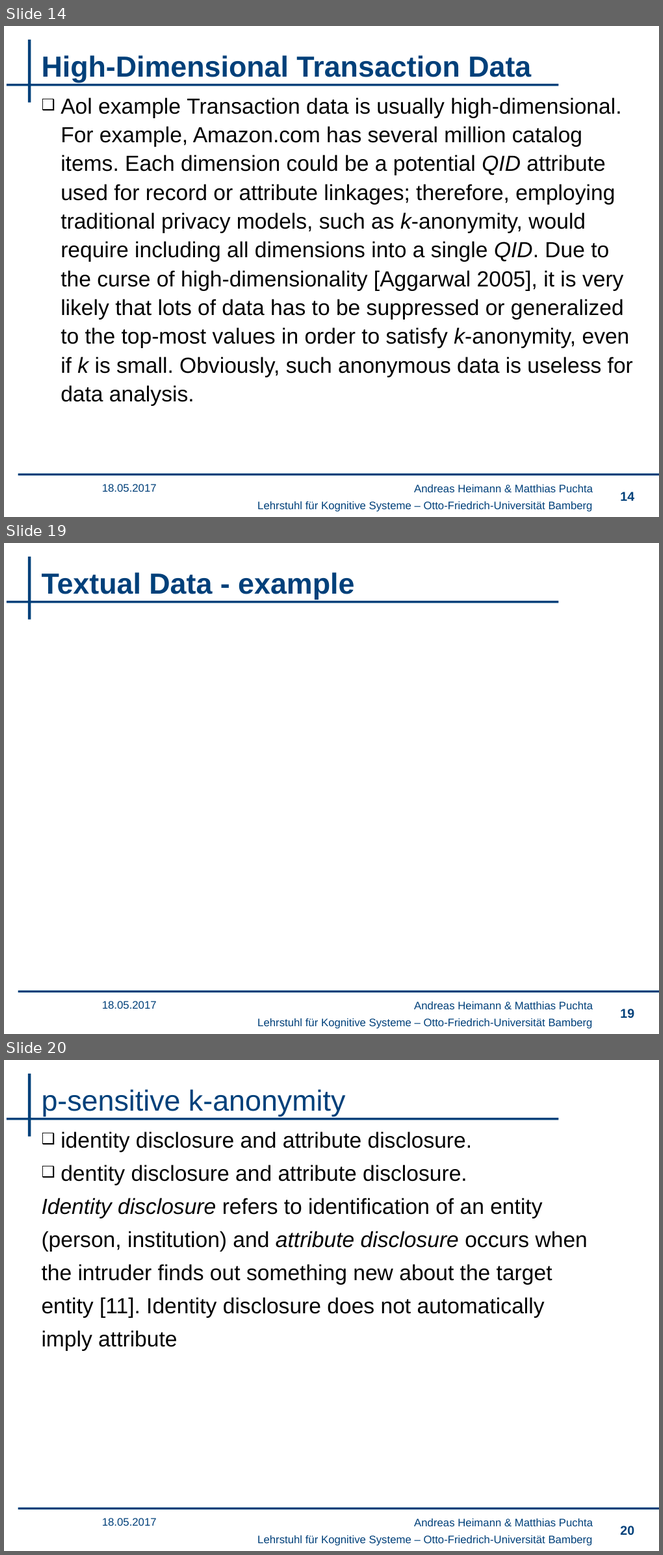
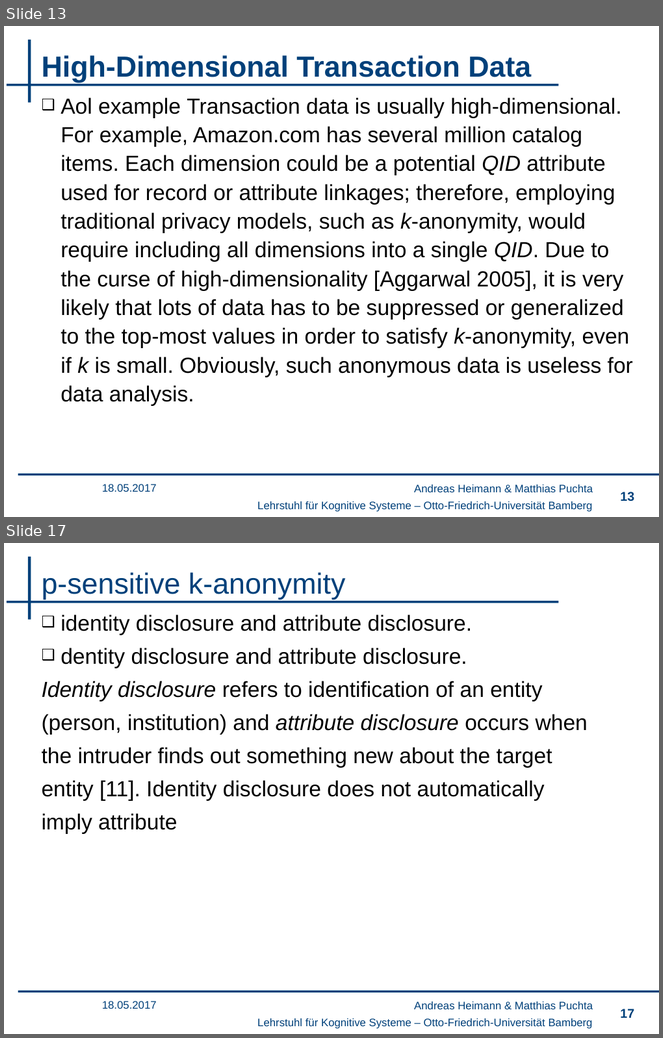
Before and after one commit to wsgan001/PSI-MSem, a slide deck: presentation/sicherheits.pptx. Shown one above the other, each under a label of ours: slides 14, 19 and 20 before the commit, slides 13 and 17 after it; the slides between them are not shown. The pictures are 663x1555 and 663x1038 pixels, drawn with LibreOffice and Linux fonts; fonts in the diff are those of the drawing; background and template pictures are left out. Boxes give left, top, right and bottom in pixels: in the first picture for what was removed or moved away, otherwise in the second. Text is boxed around its words. In the diff, an @@ line names an element or a change of style, - is before the commit and + after.

```diff
--- a/presentation/sicherheits.pptx
+++ b/presentation/sicherheits.pptx
@@ slide 19 removed at (4, 543, 659, 1034), background #FFFFFF; not listed: 4 template elements that a slide beside it also shows @@
@@ title removed at (42, 572, 354, 600) @@
-Textual Data - example
@@ text removed at (102, 1001, 157, 1009) @@
-18.05.2017
@@ text removed at (414, 1002, 593, 1010) @@
-Andreas Heimann & Matthias Puchta
@@ page number removed at (620, 1009, 634, 1019) @@
-19
@@ what was slide 14 is now slide 13 @@
@@ page number at (620, 492, 634, 502): text changed @@
-14
+13
@@ what was slide 20 is now slide 17 @@
@@ page number at (620, 1009, 634, 1018): text changed @@
-20
+17
```
Also in this commit, not shown: 7 slides changed, 2 other slides removed.
